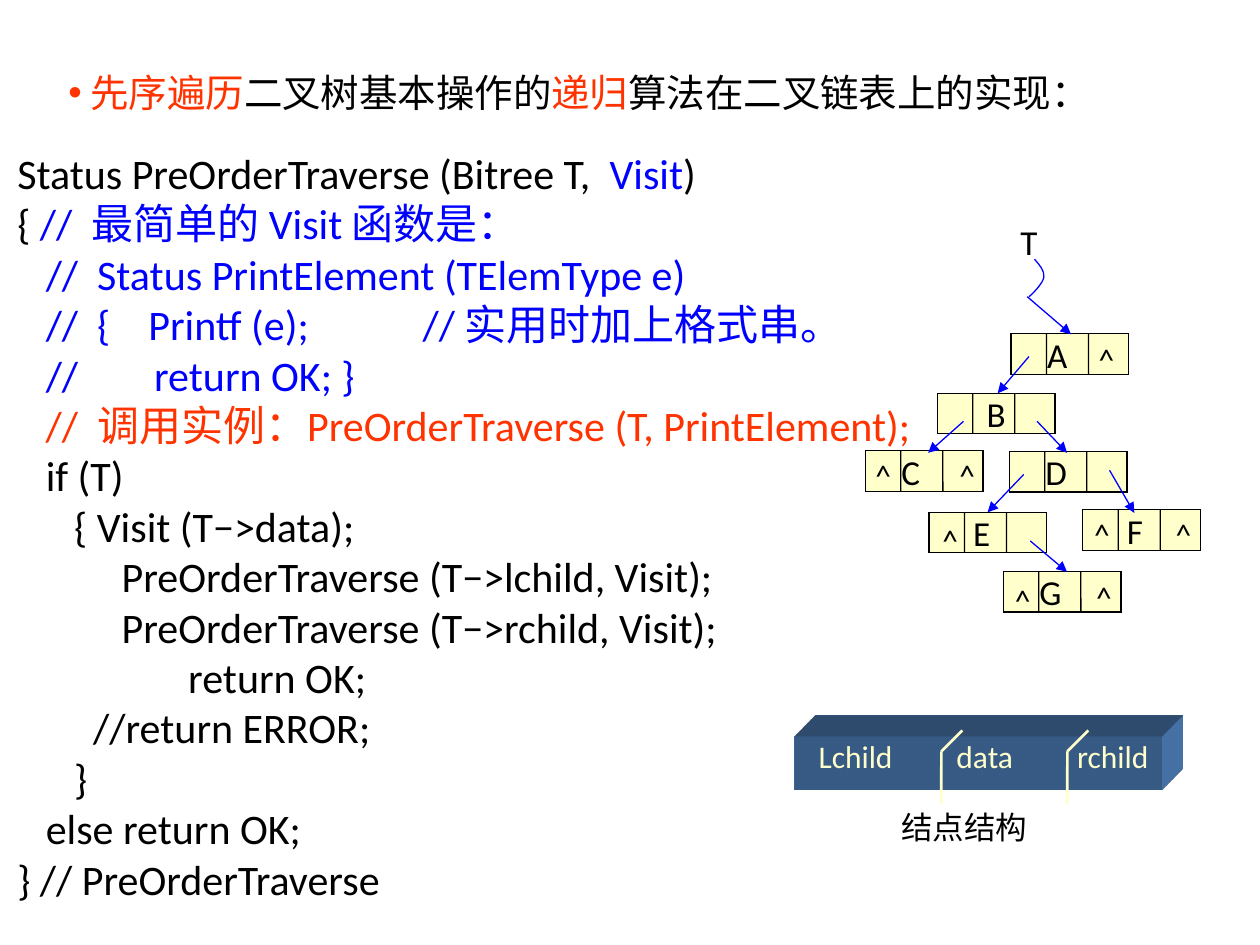
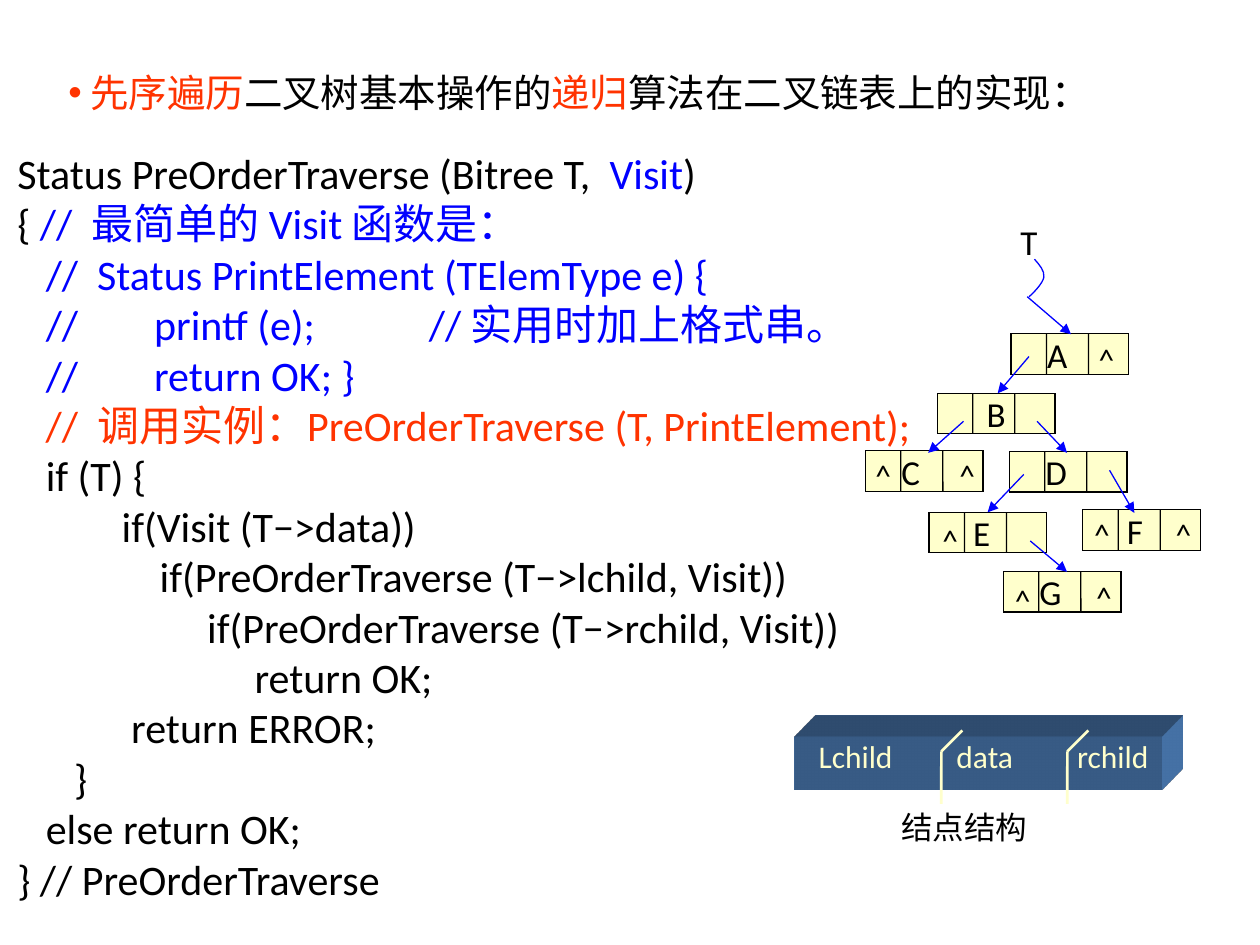
Before and after one commit to Gempittance/Data_Structur_Build, a slide deck: slide 90 of 数据结构PPT/ds6.pptx. Drawn at 1260x945 pixels with LibreOffice and Linux fonts; fonts in the diff are those of the drawing. Boxes give left, top, right and bottom in pixels: in the first picture for what was removed or moved away, otherwise in the second. Text is boxed around its words. In the diff, an @@ line names an element or a change of style, - is before the commit and + after.

```diff
--- a/数据结构PPT/ds6.pptx
+++ b/数据结构PPT/ds6.pptx
@@ text at [97,259,849,347]: text changed @@
-// Status PrintElement (TElemType e)
-// { Printf (e); // 实用时加上格式串。
+// Status PrintElement (TElemType e) {
+// printf (e); // 实用时加上格式串。
@@ text at [46,460,839,649]: text changed @@
-if (T)
-{ Visit (T−>data);
-PreOrderTraverse (T−>lchild, Visit);
-PreOrderTraverse (T−>rchild, Visit);
+if (T) {
+if(Visit (T−>data))
+if(PreOrderTraverse (T−>lchild, Visit))
+if(PreOrderTraverse (T−>rchild, Visit))
@@ text at [131,715,375,748]: text changed @@
-//return ERROR;
+return ERROR;
```
Also in this commit, not shown: 55 other slides changed.
